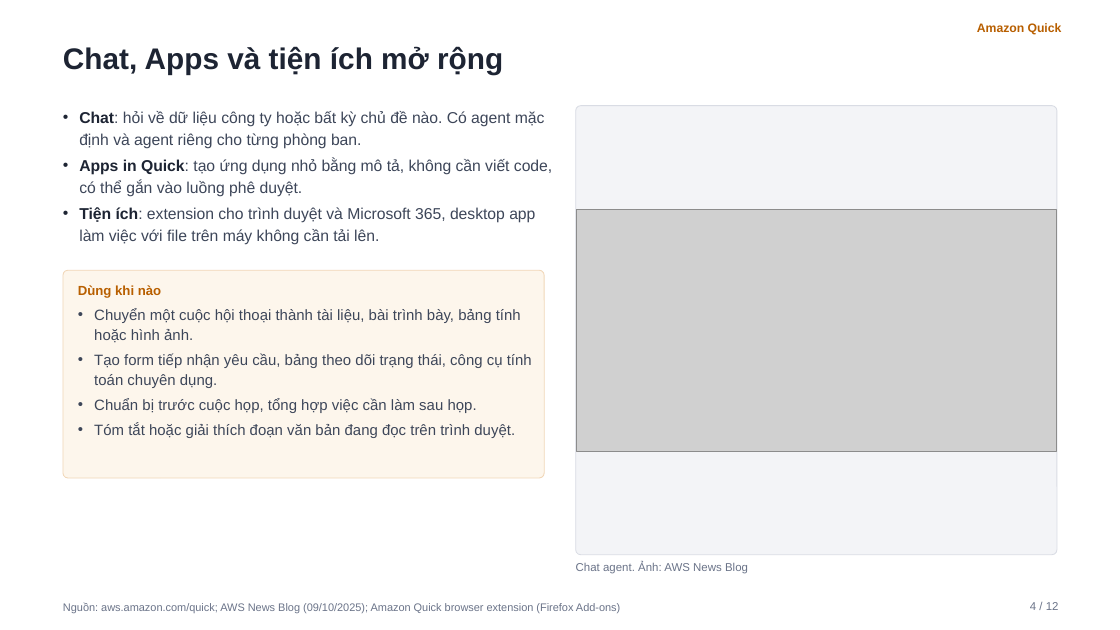
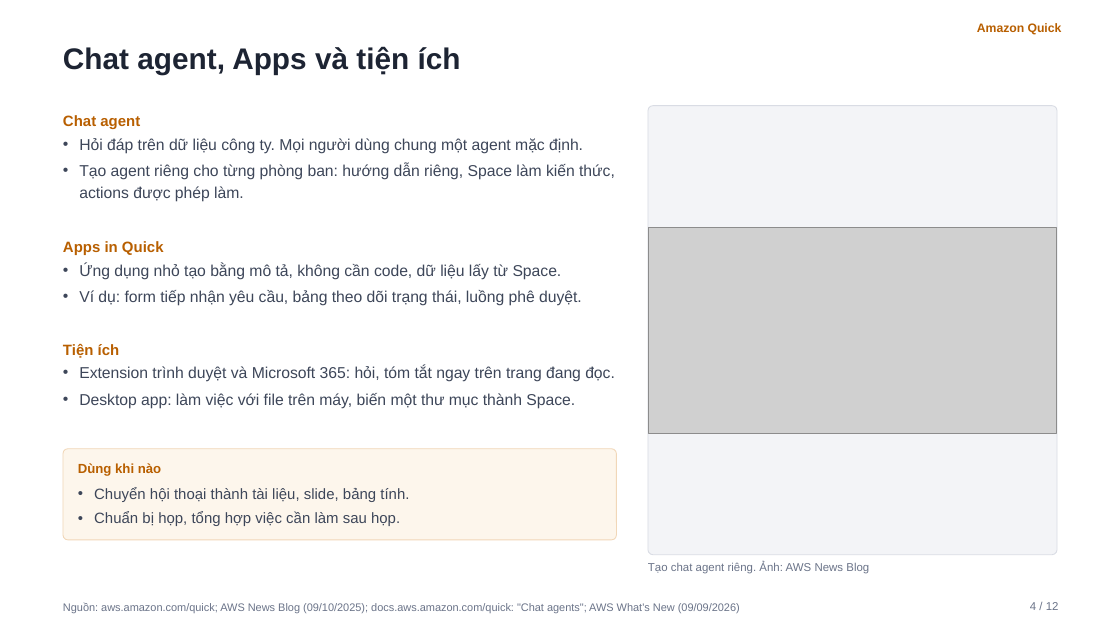
Before and after one commit to hiepnhoc/HiGa, a slide deck: slide 4 of public/slides/amazon-quick/amazon-quick.pptx. Drawn at 1120x630 pixels with LibreOffice and Linux fonts; fonts in the diff are those of the drawing; grey boxes stand for pictures. Boxes give left, top, right and bottom in pixels: in the first picture for what was removed or moved away, otherwise in the second. Text is boxed around its words. In the diff, an @@ line names an element or a change of style, - is before the commit and + after.

```diff
--- a/public/slides/amazon-quick/amazon-quick.pptx
+++ b/public/slides/amazon-quick/amazon-quick.pptx
@@ text at bbox=[63, 46, 461, 75]: text changed @@
-Chat, Apps và tiện ích mở rộng
+Chat agent, Apps và tiện ích
@@ text added at bbox=[63, 115, 140, 129], 12.8 pt, text #B85F00, bold @@
+Chat agent
@@ rounded rectangle: place and size @@
-rounded rectangle at bbox=[576, 106, 1057, 555]
+rounded rectangle at bbox=[648, 106, 1057, 555]
@@ rounded rectangle at bbox=[648, 106, 1057, 555]: proportions changed @@
@@ text at bbox=[79, 138, 615, 202]: text changed @@
-• Chat: hỏi về dữ liệu công ty hoặc bất kỳ chủ đề nào. Có agent mặc định và agent riêng cho từng phòng ban.
-• Apps in Quick: tạo ứng dụng nhỏ bằng mô tả, không cần viết code, có thể gắn vào luồng phê duyệt.
-• Tiện ích: extension cho trình duyệt và Microsoft 365, desktop app làm việc với file trên máy không cần tải lên.
+• Hỏi đáp trên dữ liệu công ty. Mọi người dùng chung một agent mặc định.
+• Tạo agent riêng cho từng phòng ban: hướng dẫn riêng, Space làm kiến thức, actions được phép làm.
@@ picture: place and size @@
-picture at bbox=[577, 209, 1057, 451]
+picture at bbox=[649, 228, 1056, 434]
@@ text added at bbox=[63, 241, 164, 255], 12.8 pt, text #B85F00, bold @@
+Apps in Quick
@@ text added at bbox=[79, 263, 582, 306], 13.5 pt, text #3D4659 @@
+• Ứng dụng nhỏ tạo bằng mô tả, không cần code, dữ liệu lấy từ Space.
+• Ví dụ: form tiếp nhận yêu cầu, bảng theo dõi trạng thái, luồng phê duyệt.
@@ text removed at bbox=[94, 308, 532, 438] @@
-• Chuyển một cuộc hội thoại thành tài liệu, bài trình bày, bảng tính hoặc hình ảnh.
-• Tạo form tiếp nhận yêu cầu, bảng theo dõi trạng thái, công cụ tính toán chuyên dụng.
-• Chuẩn bị trước cuộc họp, tổng hợp việc cần làm sau họp.
-• Tóm tắt hoặc giải thích đoạn văn bản đang đọc trên trình duyệt.
@@ text added at bbox=[63, 343, 120, 358], 12.8 pt, text #B85F00, bold @@
+Tiện ích
@@ text added at bbox=[79, 365, 615, 409], 13.5 pt, text #3D4659 @@
+• Extension trình duyệt và Microsoft 365: hỏi, tóm tắt ngay trên trang đang đọc.
+• Desktop app: làm việc với file trên máy, biến một thư mục thành Space.
@@ rounded rectangle at bbox=[63, 449, 617, 540]: proportions changed @@
@@ rounded rectangle: place and size @@
-rounded rectangle at bbox=[63, 271, 544, 478]
+rounded rectangle at bbox=[63, 449, 617, 540]
@@ text "Dùng khi nào": place and size @@
-text "Dùng khi nào" at bbox=[78, 285, 161, 298]
+text "Dùng khi nào" at bbox=[78, 463, 161, 476]
@@ text added at bbox=[94, 487, 409, 526], 12.8 pt, text #3D4659 @@
+• Chuyển hội thoại thành tài liệu, slide, bảng tính.
+• Chuẩn bị họp, tổng hợp việc cần làm sau họp.
@@ text at bbox=[648, 563, 869, 574]: text changed @@
-Chat agent. Ảnh: AWS News Blog
+Tạo chat agent riêng. Ảnh: AWS News Blog
@@ text at bbox=[63, 603, 740, 613]: text changed @@
-Nguồn: aws.amazon.com/quick; AWS News Blog (09/10/2025); Amazon Quick browser extension (Firefox Add-ons)
+Nguồn: aws.amazon.com/quick; AWS News Blog (09/10/2025); docs.aws.amazon.com/quick: "Chat agents"; AWS What's New (09/09/2026)
```
Also in this commit, not shown: 6 other files.
